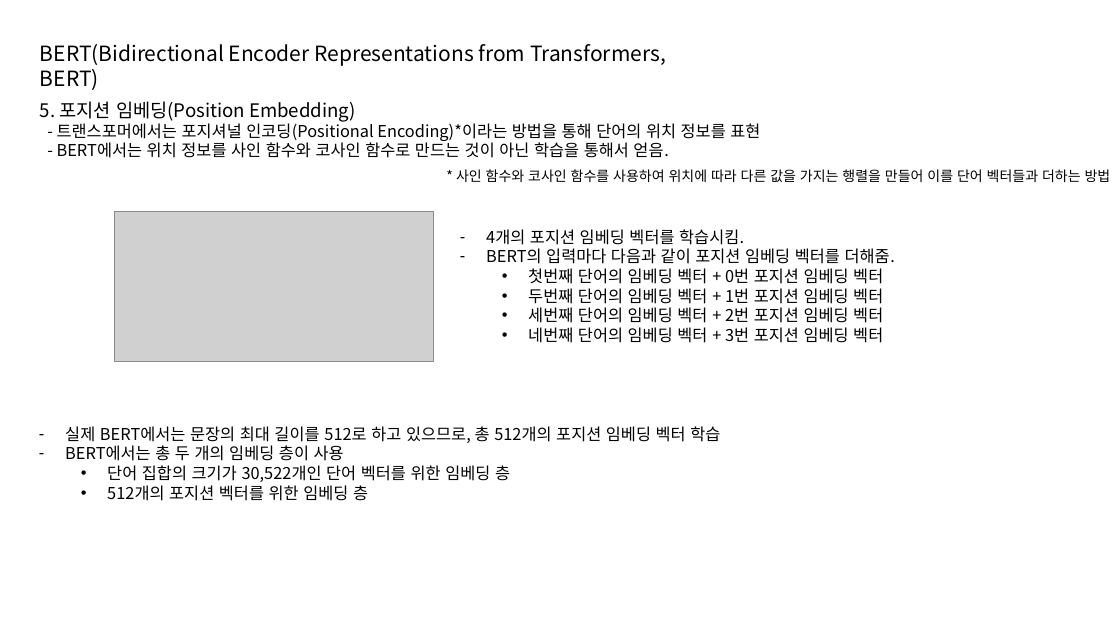
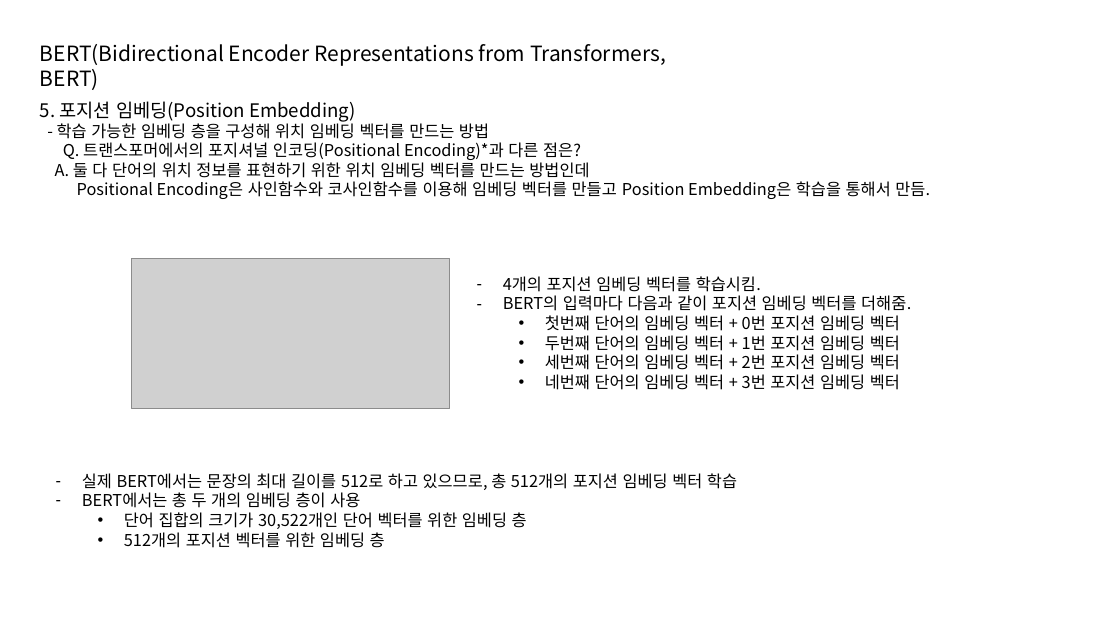
Before and after one commit to kjh8331267/NLP_Study, a slide deck: slide 11 of slide/BERT.pptx. Drawn at 1120x630 pixels with LibreOffice and Linux fonts; fonts in the diff are those of the drawing; grey boxes stand for pictures. Boxes give left, top, right and bottom in pixels: in the first picture for what was removed or moved away, otherwise in the second. Text is boxed around its words. In the diff, an @@ line names an element or a change of style, - is before the commit and + after.

```diff
--- a/slide/BERT.pptx
+++ b/slide/BERT.pptx
@@ text at box(55, 120, 930, 199): text changed @@
-- 트랜스포머에서는 포지셔널 인코딩(Positional Encoding)*이라는 방법을 통해 단어의 위치 정보를 표현
-- BERT에서는 위치 정보를 사인 함수와 코사인 함수로 만드는 것이 아닌 학습을 통해서 얻음.
+- 학습 가능한 임베딩 층을 구성해 위치 임베딩 벡터를 만드는 방법
+Q. 트랜스포머에서의 포지셔널 인코딩(Positional Encoding)*과 다른 점은?
+A. 둘 다 단어의 위치 정보를 표현하기 위한 위치 임베딩 벡터를 만드는 방법인데
+Positional Encoding은 사인함수와 코사인함수를 이용해 임베딩 벡터를 만들고 Position Embedding은 학습을 통해서 만듬.
@@ text removed at box(456, 169, 1111, 182) @@
-* 사인 함수와 코사인 함수를 사용하여 위치에 따라 다른 값을 가지는 행렬을 만들어 이를 단어 벡터들과 더하는 방법
@@ 2 texts, 1 picture: place and size @@
-2 texts, 1 picture at box(65, 211, 895, 501)
+2 texts, 1 picture at box(82, 258, 911, 548)
```
Also in this commit, not shown: 3 slides added.
